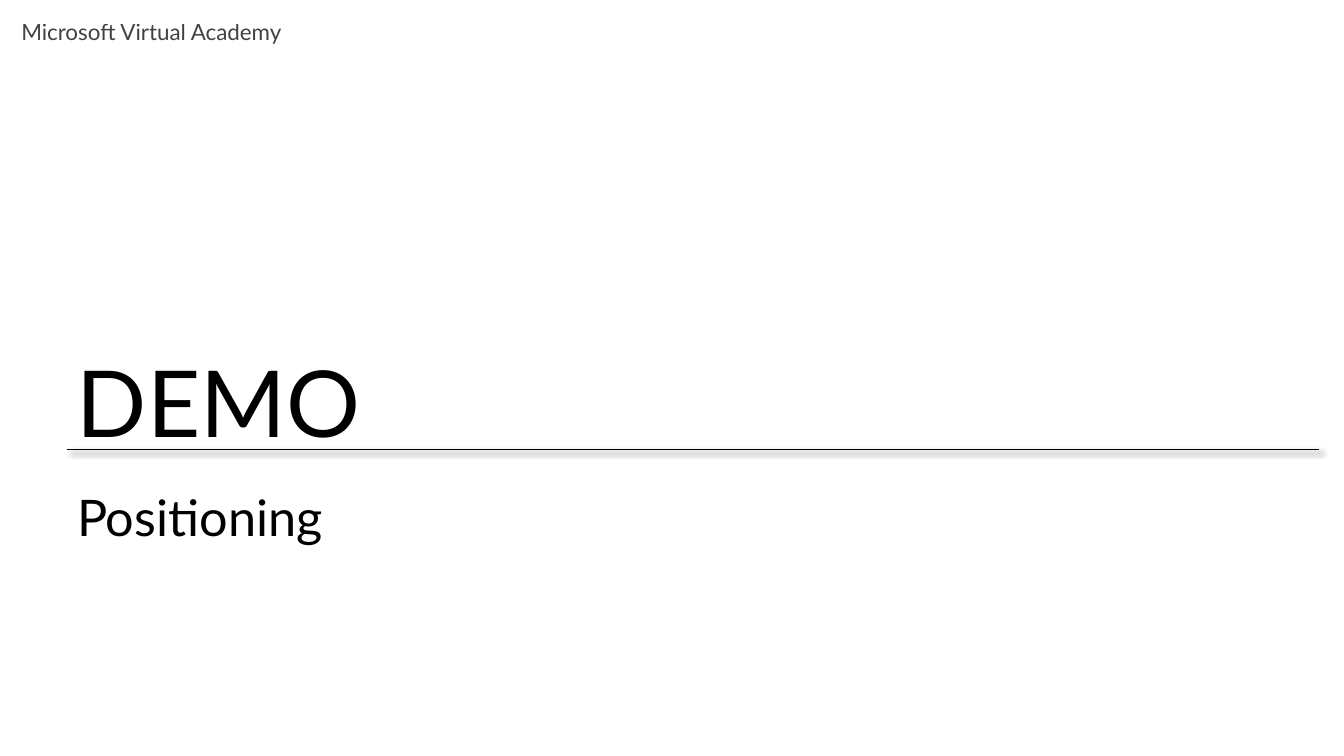
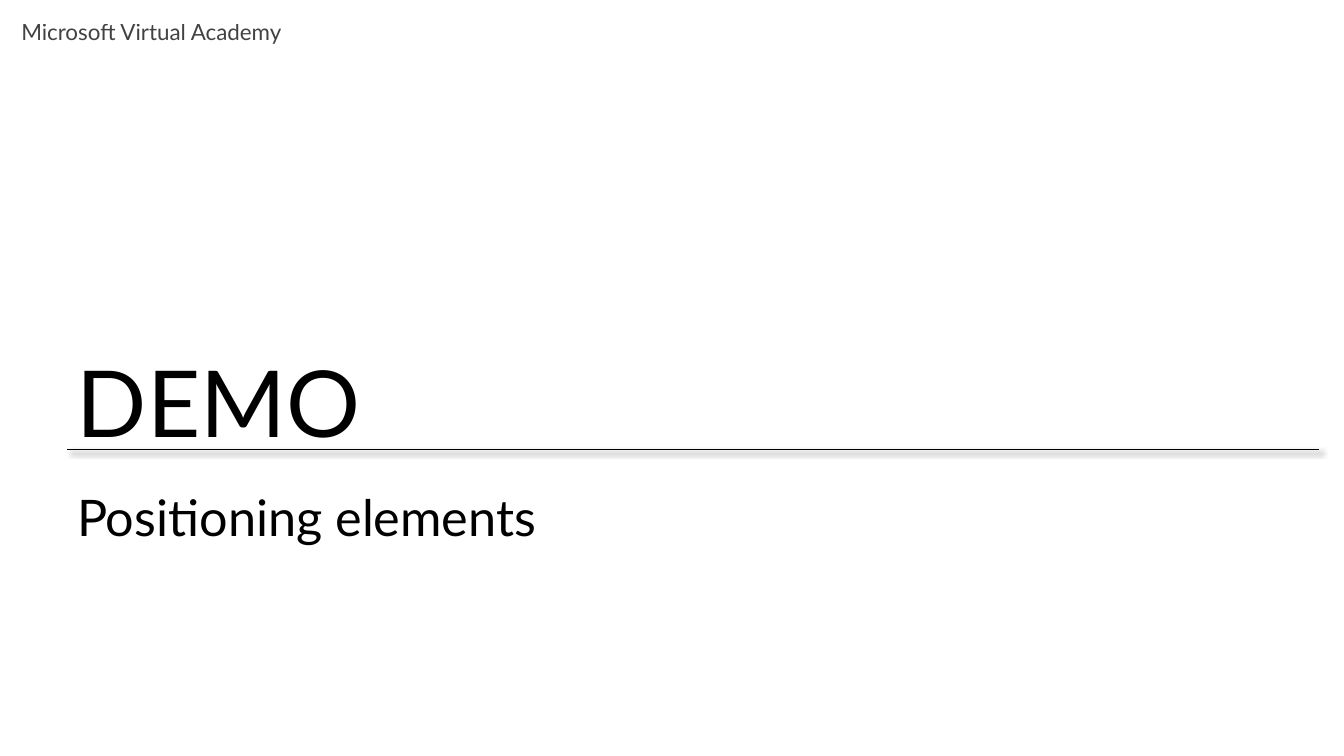
Before and after one commit to CharaD7/CSS-Style, a slide deck: slide 6 of Slides/Module 3.pptx. Drawn at 1344x756 pixels with LibreOffice and Linux fonts; fonts in the diff are those of the drawing. Boxes give left, top, right and bottom in pixels: in the first picture for what was removed or moved away, otherwise in the second. Text is boxed around its words. In the diff, an @@ line names an element or a change of style, - is before the commit and + after.

```diff
--- a/Slides/Module 3.pptx
+++ b/Slides/Module 3.pptx
@@ title at <box>77,499,536,545</box>: text changed @@
-Positioning
+Positioning elements
```
Also in this commit, not shown: 4 other slides changed, 2 slides added, 5 other files.
